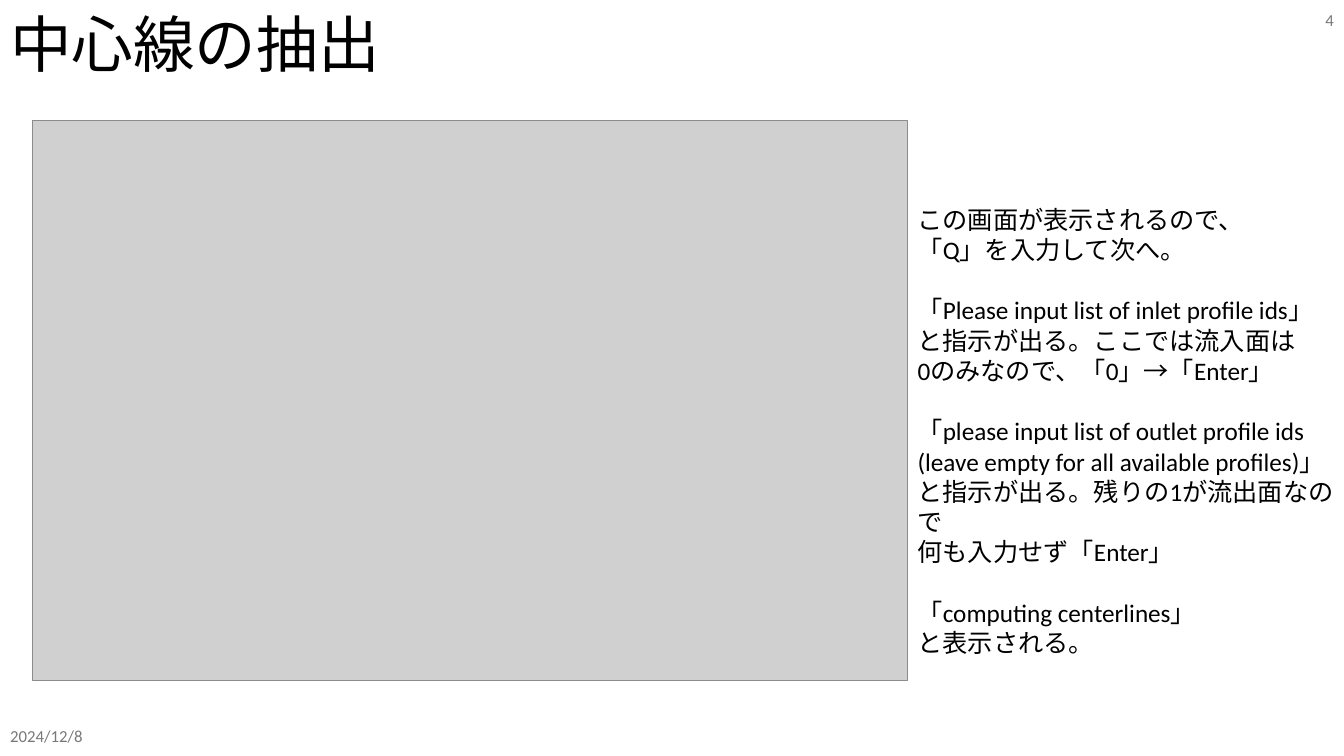
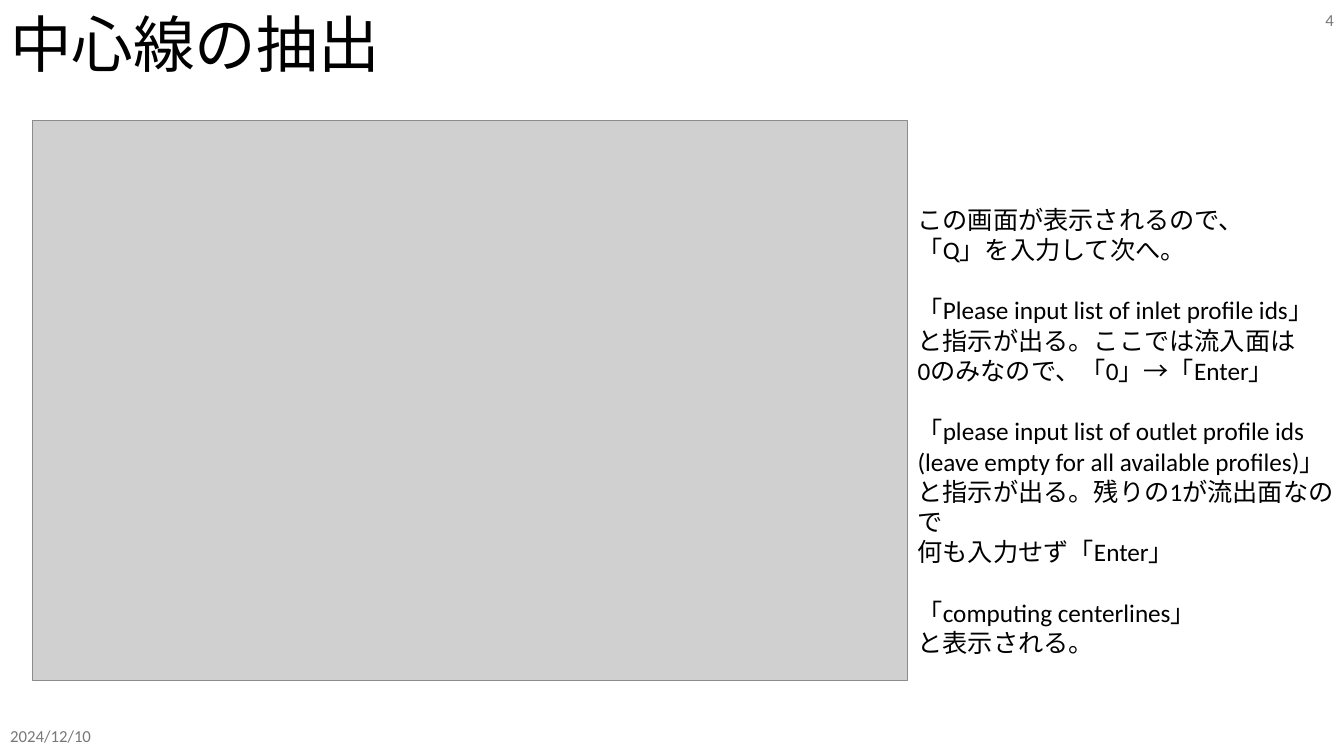
Before and after one commit to tailup7/howtoVM, a slide deck: slide 4 of extractCenterline/usage.pptx. Drawn at 1344x756 pixels with LibreOffice and Linux fonts; fonts in the diff are those of the drawing; grey boxes stand for pictures. Boxes give left, top, right and bottom in pixels: in the first picture for what was removed or moved away, otherwise in the second. Text is boxed around its words. In the diff, an @@ line names an element or a change of style, - is before the commit and + after.

```diff
--- a/extractCenterline/usage.pptx
+++ b/extractCenterline/usage.pptx
@@ text at (10, 730, 91, 743): text changed @@
-2024/12/8
+2024/12/10
```
Also in this commit, not shown: 5 other slides changed.
